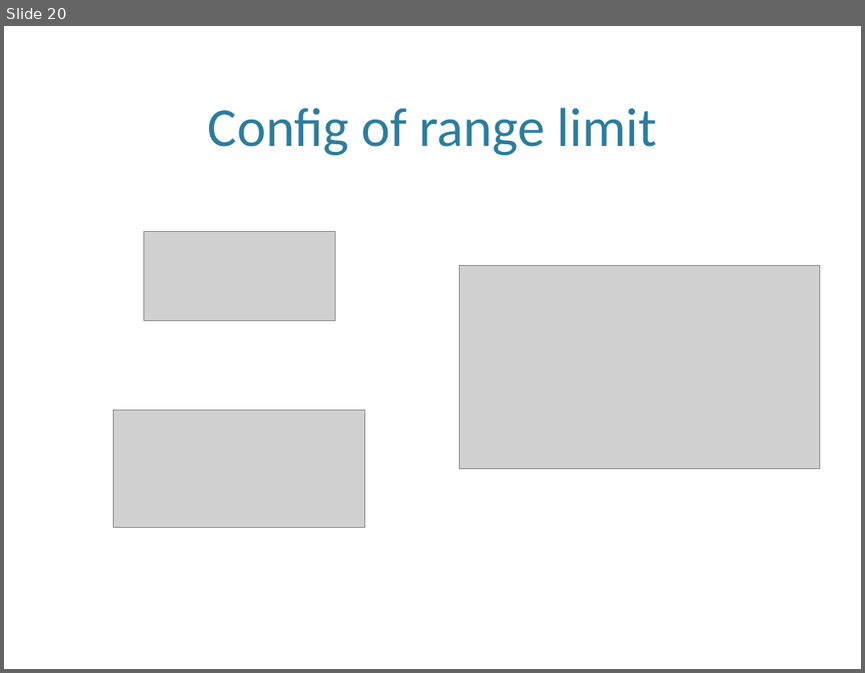
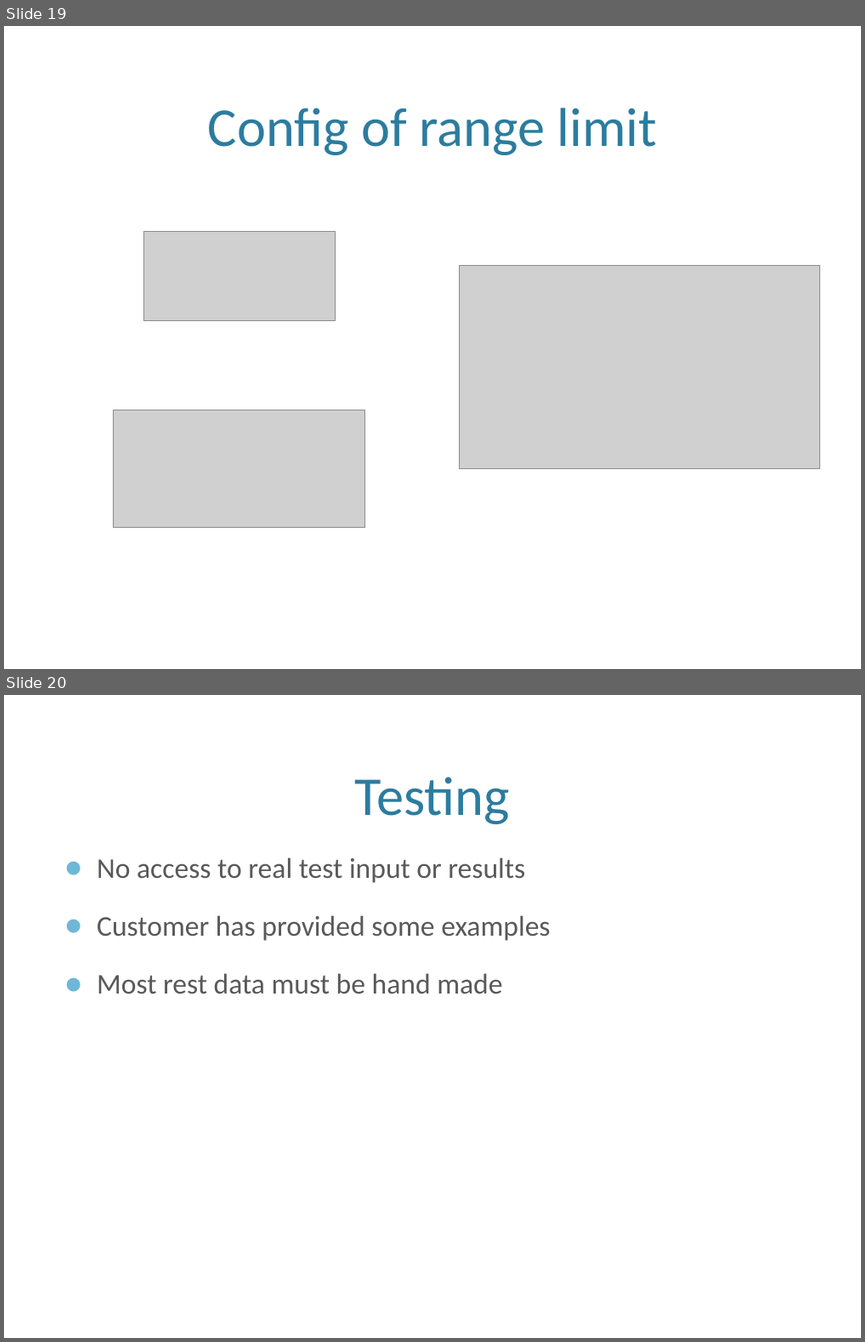
Before and after one commit to eventh/kpro9, a slide deck: presentation/TDT4290_FinalPresentasjon.pptx. Shown one above the other, each under a label of ours: slide 20 before the commit, slides 19 and 20 after it. The pictures are 865x673 and 865x1342 pixels, drawn with LibreOffice and Linux fonts; fonts in the diff are those of the drawing; grey boxes stand for pictures; background and template pictures are left out. Boxes give left, top, right and bottom in pixels: in the first picture for what was removed or moved away, otherwise in the second. Text is boxed around its words. In the diff, an @@ line names an element or a change of style, - is before the commit and + after.

```diff
--- a/presentation/TDT4290_FinalPresentasjon.pptx
+++ b/presentation/TDT4290_FinalPresentasjon.pptx
@@ slide 20 added at (x1=4, y1=695, x2=861, y2=1338), background picture (left out) @@
@@ title added at (x1=355, y1=777, x2=510, y2=824), 46 pt, text #2C7C9F @@
+Testing
@@ text added at (x1=97, y1=857, x2=550, y2=993), 24 pt, text #595959 @@
+● No access to real test input or results
+● Customer has provided some examples
+● Most rest data must be hand made
@@ what was slide 20 is now slide 19 @@
```
Also in this commit, not shown: 3 slides changed, 9 other slides added, 1 slide removed, 4 other files.
